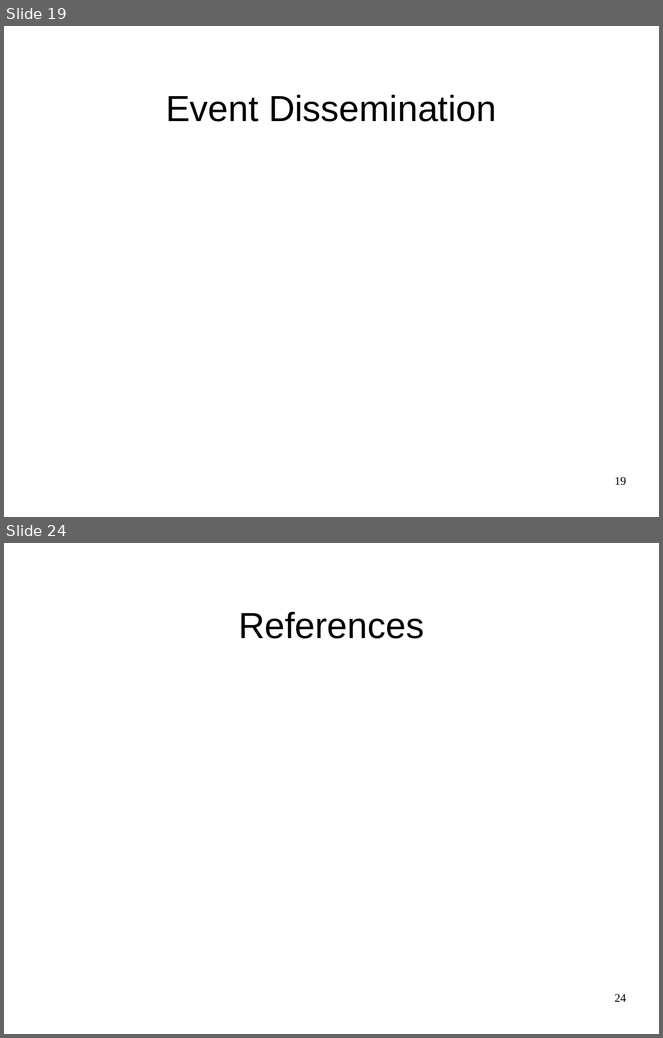
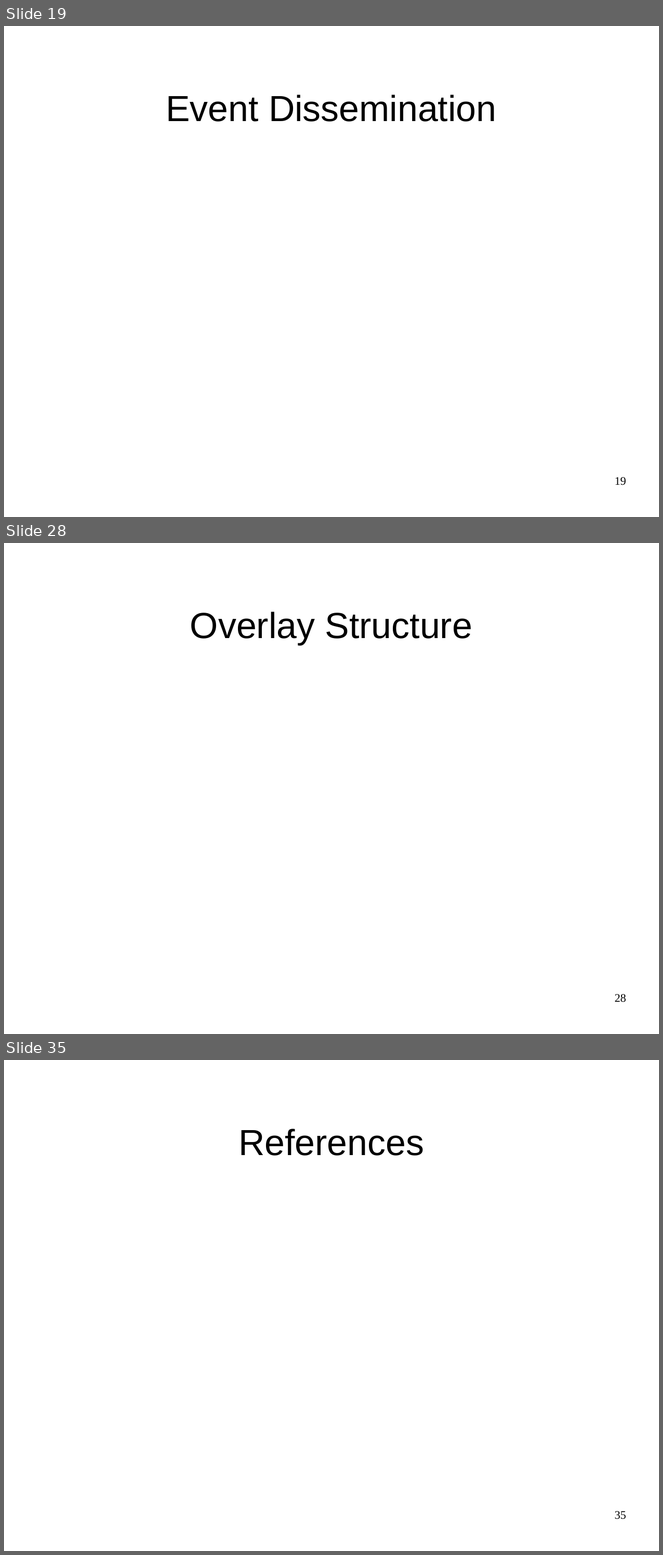
Before and after one commit to JGAntunes/pulsarcast, a slide deck: project-report/presentation.odp. Shown one above the other, each under a label of ours: slides 19 and 24 before the commit, slides 19, 28 and 35 after it; the slides between them are not shown. The pictures are 663x1038 and 663x1555 pixels, drawn with LibreOffice and Linux fonts; fonts in the diff are those of the drawing; background and template pictures are left out. Boxes give left, top, right and bottom in pixels: in the first picture for what was removed or moved away, otherwise in the second. Text is boxed around its words. In the diff, an @@ line names an element or a change of style, - is before the commit and + after.

Commit message:
presentation: set structure

```diff
--- a/project-report/presentation.odp
+++ b/project-report/presentation.odp
@@ slide 28 added at box(4, 543, 659, 1034), background #FFFFFF @@
@@ title added at box(190, 612, 473, 645), 44 pt, text #000000 @@
+Overlay Structure
@@ page number added at box(615, 994, 626, 1003), 14 pt, text #000000 @@
+28
@@ what was slide 24 is now slide 35 @@
@@ page number at box(615, 1511, 626, 1520): text changed @@
-24
+35
```
Also in this commit, not shown: 3 slides changed, 11 other slides added, 1 slide removed.
